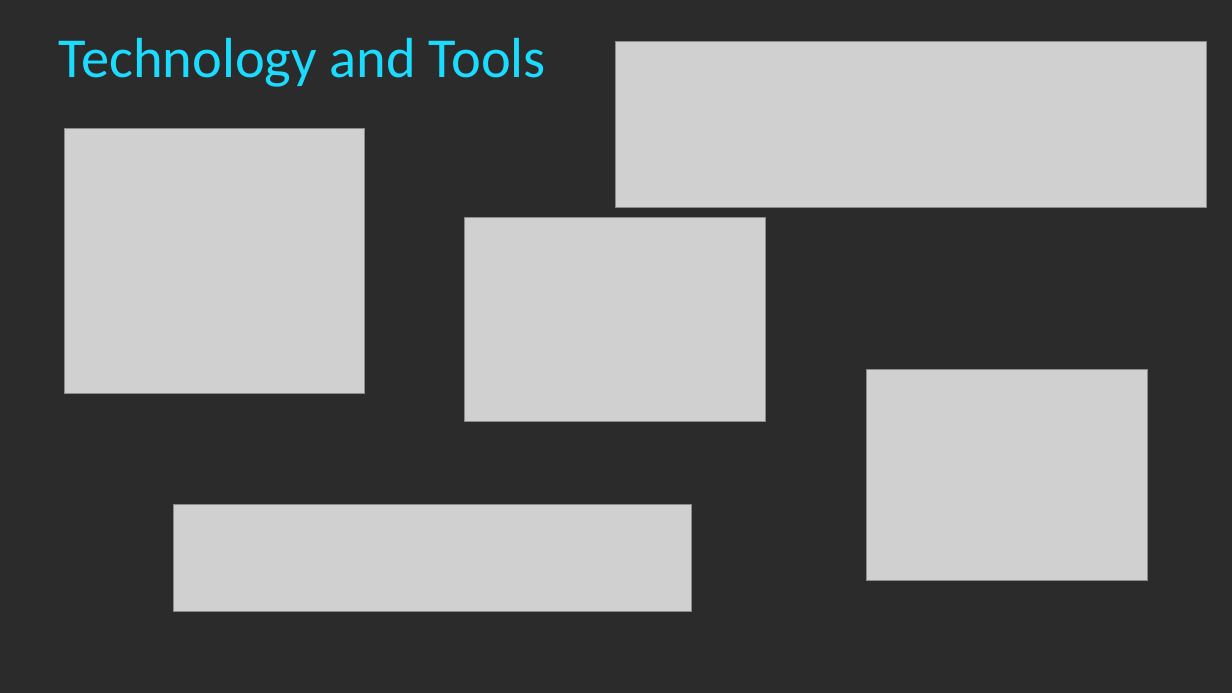
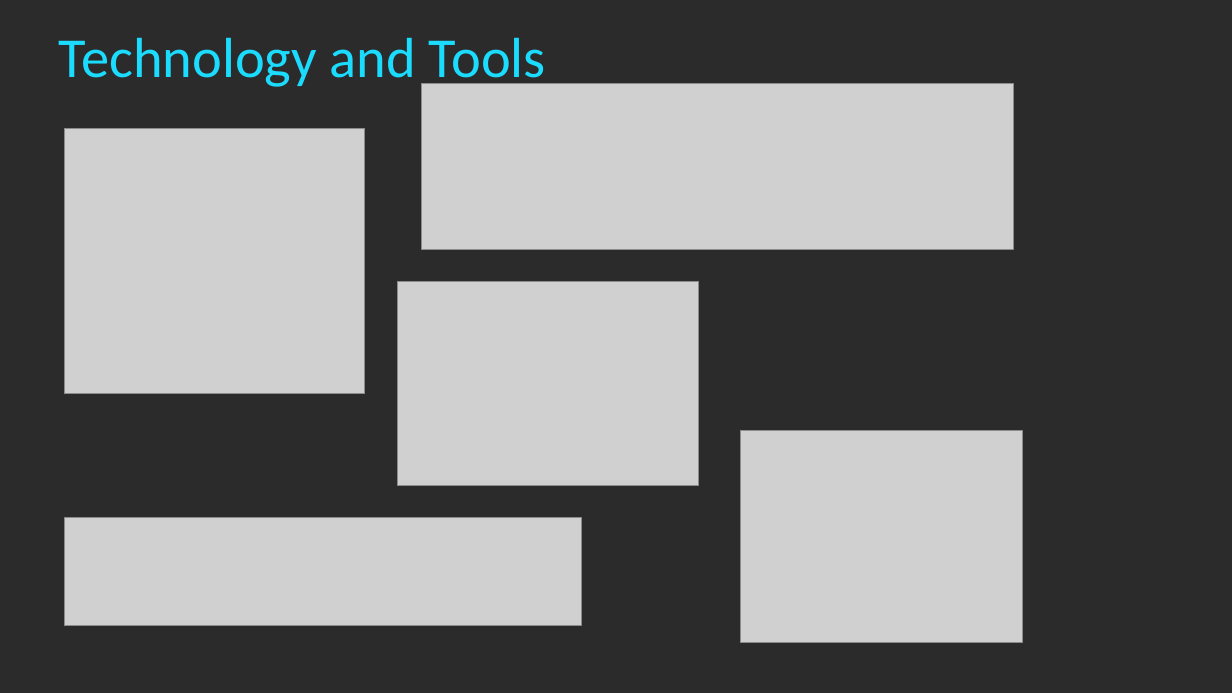
Before and after one commit to bergconnor/MovieAndTVDatabase, a slide deck: slide 15 of Database Files/presentation.pptx (slide 14 before the commit). Drawn at 1232x693 pixels with LibreOffice and Linux fonts; fonts in the diff are those of the drawing; grey boxes stand for pictures; background and template pictures are left out; a plain dark background stands for a picture behind light text. Boxes give left, top, right and bottom in pixels: in the first picture for what was removed or moved away, otherwise in the second. Text is boxed around its words. In the diff, an @@ line names an element or a change of style, - is before the commit and + after.

```diff
--- a/Database Files/presentation.pptx
+++ b/Database Files/presentation.pptx
@@ picture removed at [616, 42, 1207, 207] @@
@@ picture added at [422, 84, 1014, 250] @@
@@ picture removed at [465, 218, 766, 421] @@
@@ picture added at [398, 282, 700, 485] @@
@@ picture removed at [866, 370, 1148, 581] @@
@@ picture added at [740, 431, 1022, 642] @@
@@ picture: place and size @@
-picture at [174, 505, 691, 612]
+picture at [65, 518, 582, 625]
```
Also in this commit, not shown: 3 other slides changed, 1 other file.
